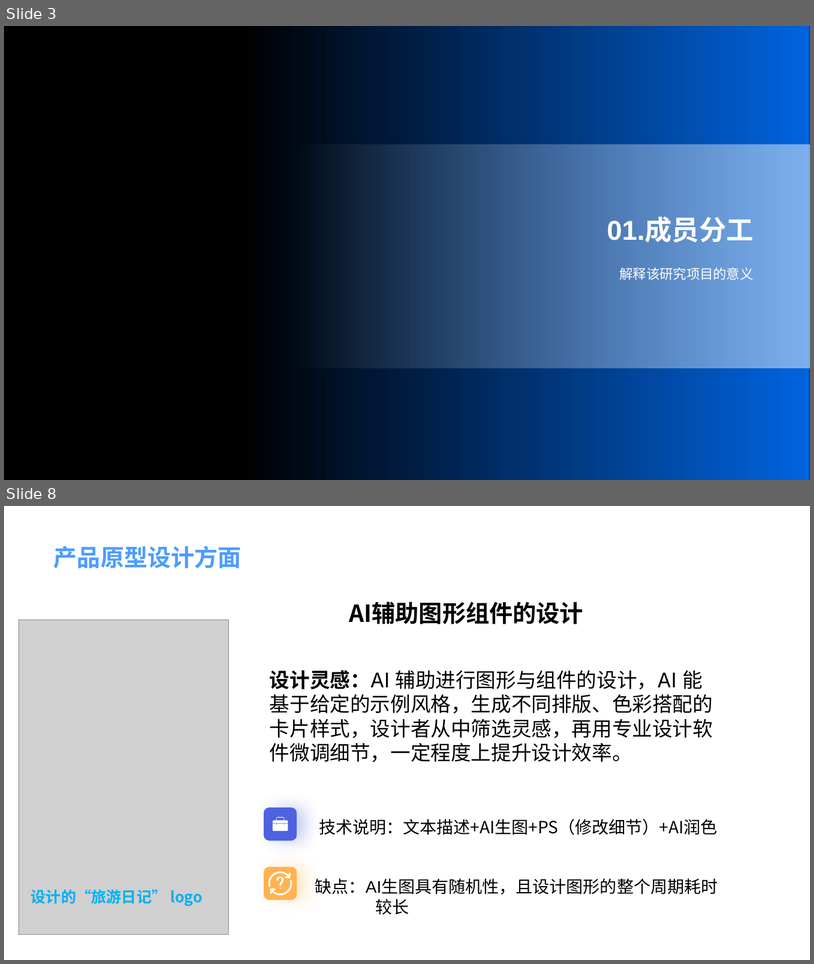
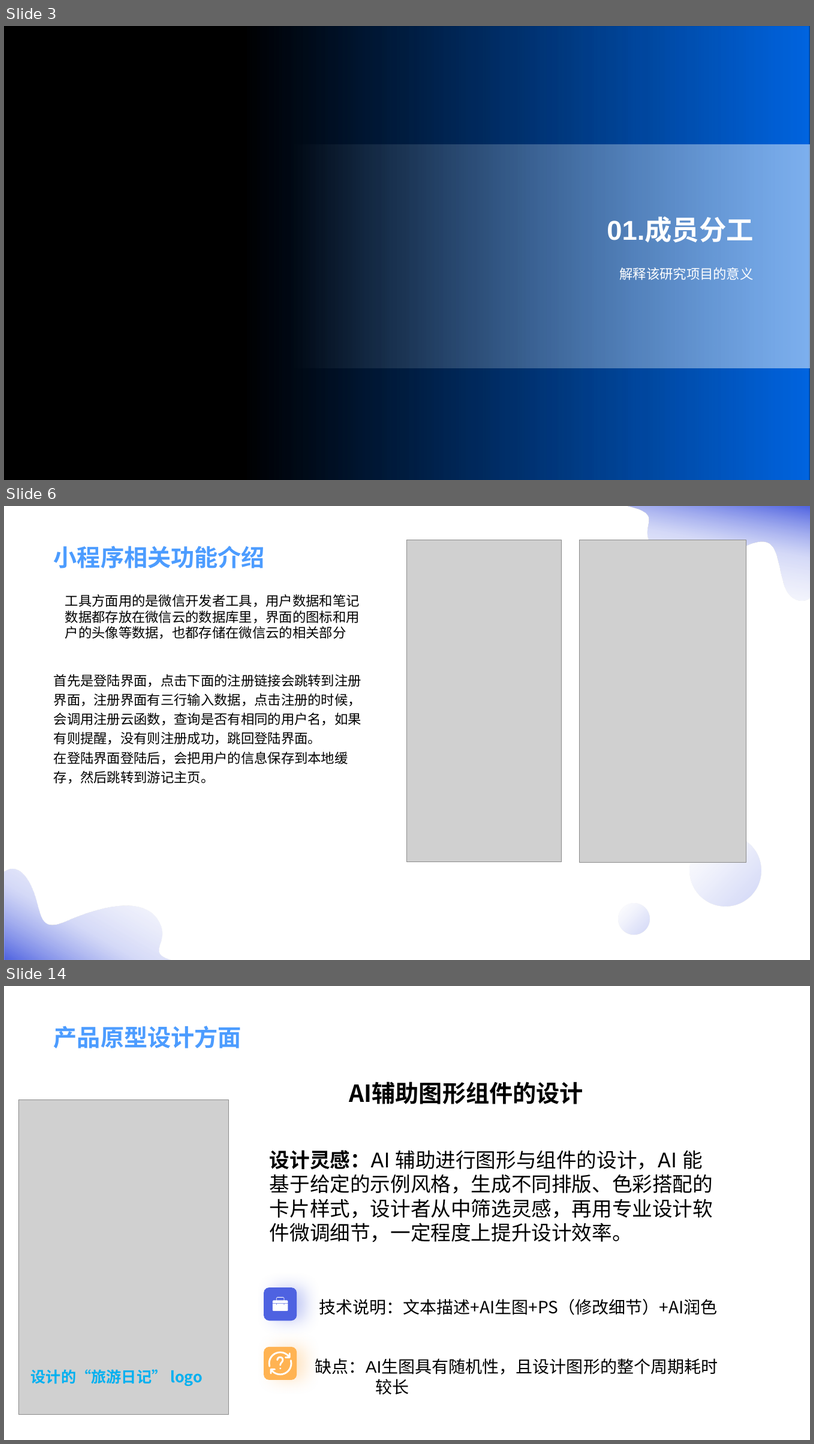
Before and after one commit to lxcxjxhx/hos-app, a slide deck: 项目介绍PPT&MVP/飞码先锋队项目介绍.pptx. Shown one above the other, each under a label of ours: slides 3 and 8 before the commit, slides 3, 6 and 14 after it; the slides between them are not shown. The pictures are 814x964 and 814x1444 pixels, drawn with LibreOffice and Linux fonts; fonts in the diff are those of the drawing; grey boxes stand for pictures; background and template pictures are left out. Boxes give left, top, right and bottom in pixels: in the first picture for what was removed or moved away, otherwise in the second. Text is boxed around its words. In the diff, an @@ line names an element or a change of style, - is before the commit and + after.

```diff
--- a/项目介绍PPT&MVP/飞码先锋队项目介绍.pptx
+++ b/项目介绍PPT&MVP/飞码先锋队项目介绍.pptx
@@ slide 6 added at [4, 506, 810, 960], background picture (left out); not listed: 1 template element that a slide beside it also shows @@
@@ picture added at [408, 540, 562, 862] @@
@@ picture added at [580, 540, 746, 862] @@
@@ title added at [54, 546, 265, 568], 28 pt, text #4C9CFF, bold @@
+小程序相关功能介绍
@@ group added at [4, 506, 810, 960]: 2 texts, 2 freeform shapes, 2 ellipses @@
+工具方面用的是微信开发者工具，用户数据和笔记数据都存放在微信云的数据库里，界面的图标和用户的头像等数据，也都存储在微信云的相关部分
+首先是登陆界面，点击下面的注册链接会跳转到注册界面，注册界面有三行输入数据，点击注册的时候，会调用注册云函数，查询是否有相同的用户名，如果有则提醒，没有则注册成功，跳回登陆界面。
+在登陆界面登陆后，会把用户的信息保存到本地缓存，然后跳转到游记主页。
@@ what was slide 8 is now slide 14 @@
```
Also in this commit, not shown: 3 slides changed, 7 other slides added, 2 slides removed.
